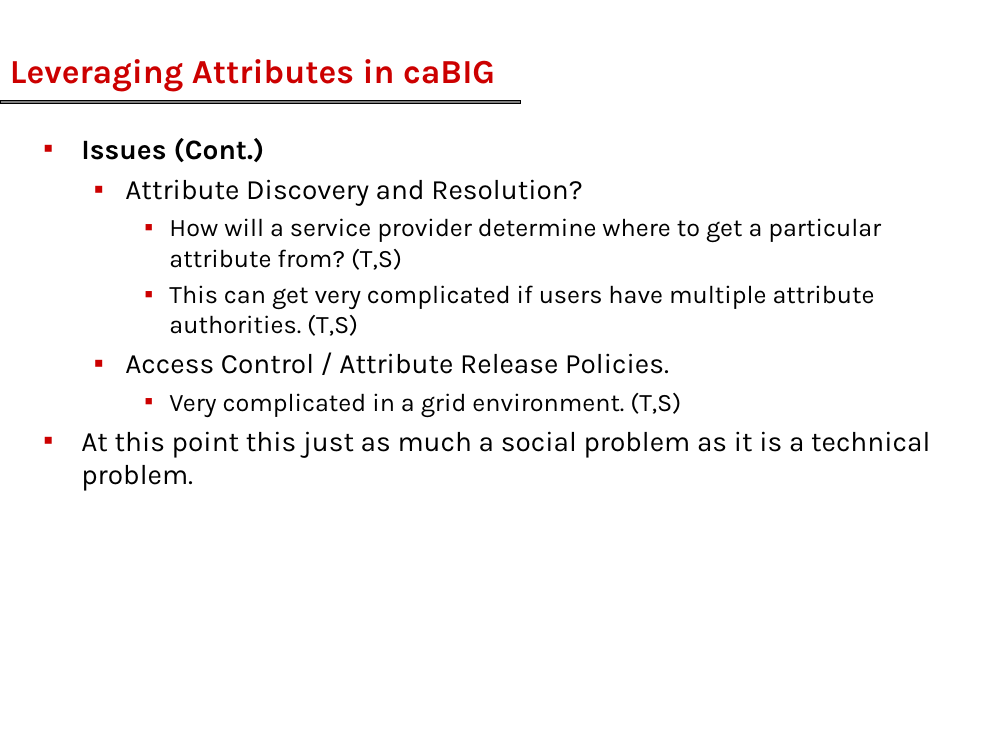
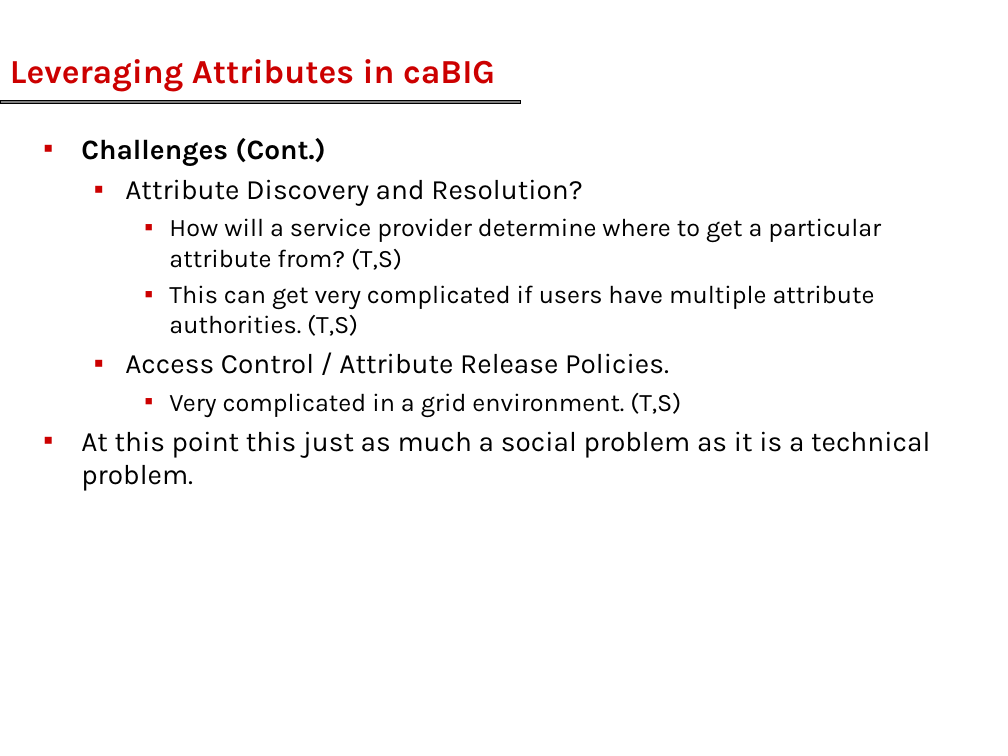
Before and after one commit to NCIP/cagrid-portal, a slide deck: slide 4 of cagrid-1-0/Documentation/presentations/security/gridgrouper/gridgrouper-educause-camp-future-nov-2006.ppt (slide 8 before the commit). Drawn at 1008x756 pixels with LibreOffice and Linux fonts; fonts in the diff are those of the drawing; background and template pictures are left out. Boxes give left, top, right and bottom in pixels: in the first picture for what was removed or moved away, otherwise in the second. Text is boxed around its words. In the diff, an @@ line names an element or a change of style, - is before the commit and + after.

```diff
--- a/cagrid-1-0/Documentation/presentations/security/gridgrouper/gridgrouper-educause-camp-future-nov-2006.ppt
+++ b/cagrid-1-0/Documentation/presentations/security/gridgrouper/gridgrouper-educause-camp-future-nov-2006.ppt
@@ text at box(81, 138, 326, 166): text changed @@
-▪ Issues (Cont.)
+▪ Challenges (Cont.)
```
Also in this commit, not shown: 2 other slides changed, 4 slides removed, 1 other file.
